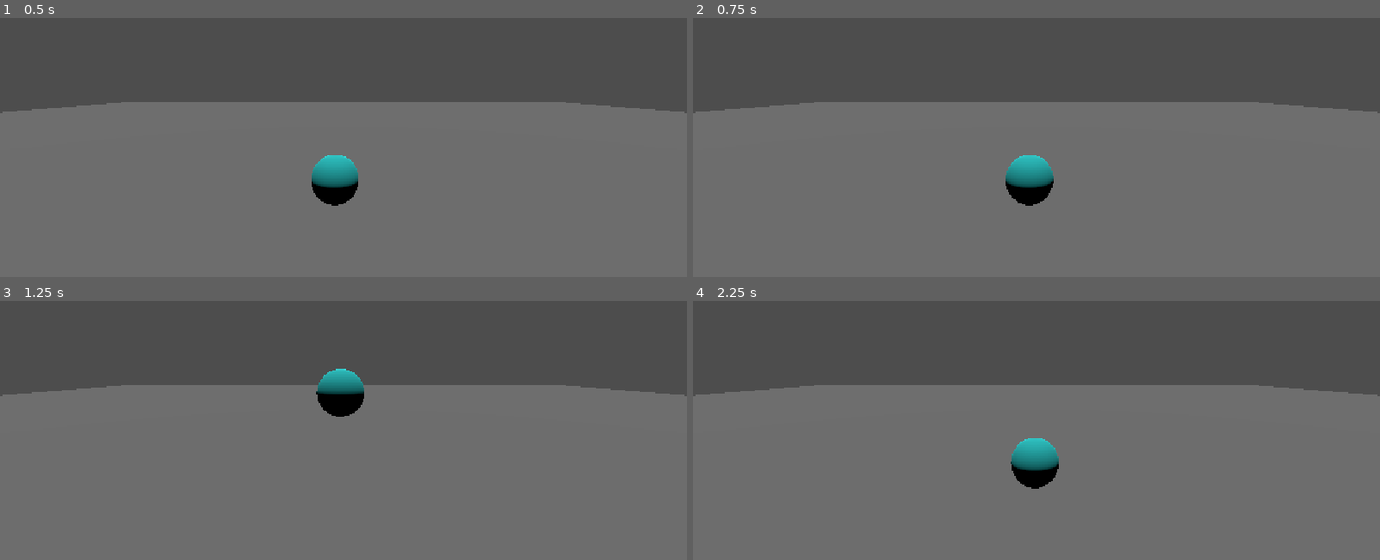
Above: before the commit, frames 1-4 (two rows, left to right).
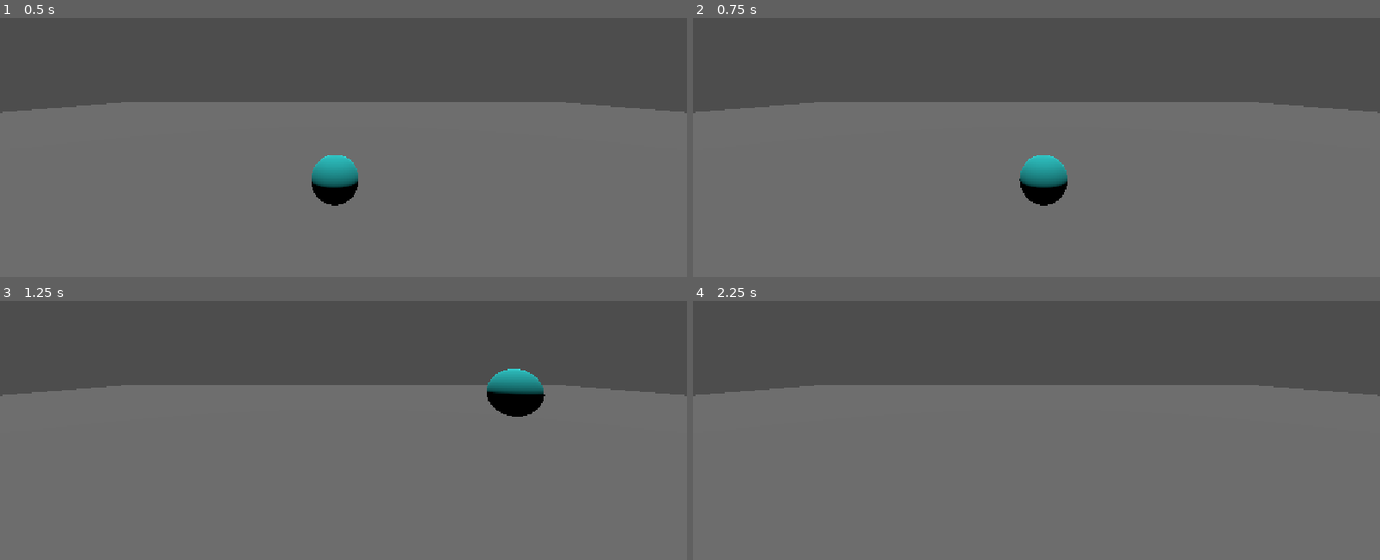
Above: after the commit, the same moments.

Repository: Vish302/hamster-game
Game: Godot game, scene res://Scenes/main.tscn
Same seed, same stepped clock (60 frames per second), same inputs: the game is played once before the commit and once after it.
Inputs:
- Up to frame 1 (0.5 s): no input
- Up to frame 2 (0.75 s): tap Enter at 0.5 s; hold D (move_right) from 0.53 s (still down)
- Up to frame 3 (1.25 s): keep holding D (move_right); tap Space (jump) at 0.77 s
- Up to frame 4 (2.25 s): release D (move_right) at 1.28 s; hold S (move_back) 1.28-2.03 s; tap Space (jump) at 1.52 s; hold D (move_right) from 2.03 s (still down)

Frame 1 is identical in both runs. In frame 2, 0.9% of the frame differs, in the area x 45-55%, y 52-73%; in frame 3, 2.2%, in the area x 46-80%, y 26-45%; in frame 4, 1.1%.

Commit message:
Ice Physics ahh acceleration

Diff:
--- a/Scripts/player.gd
+++ b/Scripts/player.gd
@@ -4,11 +4,12 @@
 
 # defining how fast the player falls in mph
 @export var fall_acceleration = 75
-@export var move_acceleration = 75
+@export var move_acceleration = 15
+@export var stop_acceleration = 7
 
 # jump impulse applied to the character
 @export var jump_impulse = 20
-@export var move_impulse = 10
+@export var move_impulse = 18
 @export var bounce_impulse = 16
 
 var target_velocity = Vector3.ZERO
@@ -36,13 +37,13 @@
 		$Pivot.basis = Basis.looking_at(direction)
 
 	# ground velocity
-	target_velocity.x = (target_velocity.x + move_impulse) * delta * direction.x
-	target_velocity.z = (target_velocity.z + move_impulse) * delta * direction.y
+	target_velocity.x = move_toward(target_velocity.x, move_impulse * direction.x, move_acceleration * delta)
+	target_velocity.z = move_toward(target_velocity.z, move_impulse * direction.z, move_acceleration * delta)
 
 	if direction.x == 0:
-		target_velocity.x = target_velocity.x - (move_acceleration * delta) * (velocity.x / max(abs(velocity.x), 1))
+		target_velocity.x = move_toward(velocity.x, 0, stop_acceleration * delta)
 	if direction.z == 0:
-		target_velocity.z = target_velocity.z - (move_acceleration * delta) * (velocity.z / max(abs(velocity.z), 1))
+		target_velocity.z = move_toward(velocity.z, 0, stop_acceleration * delta)
 
 	# vertical velocity
 	if not is_on_floor(): # basically emulating gravity here
